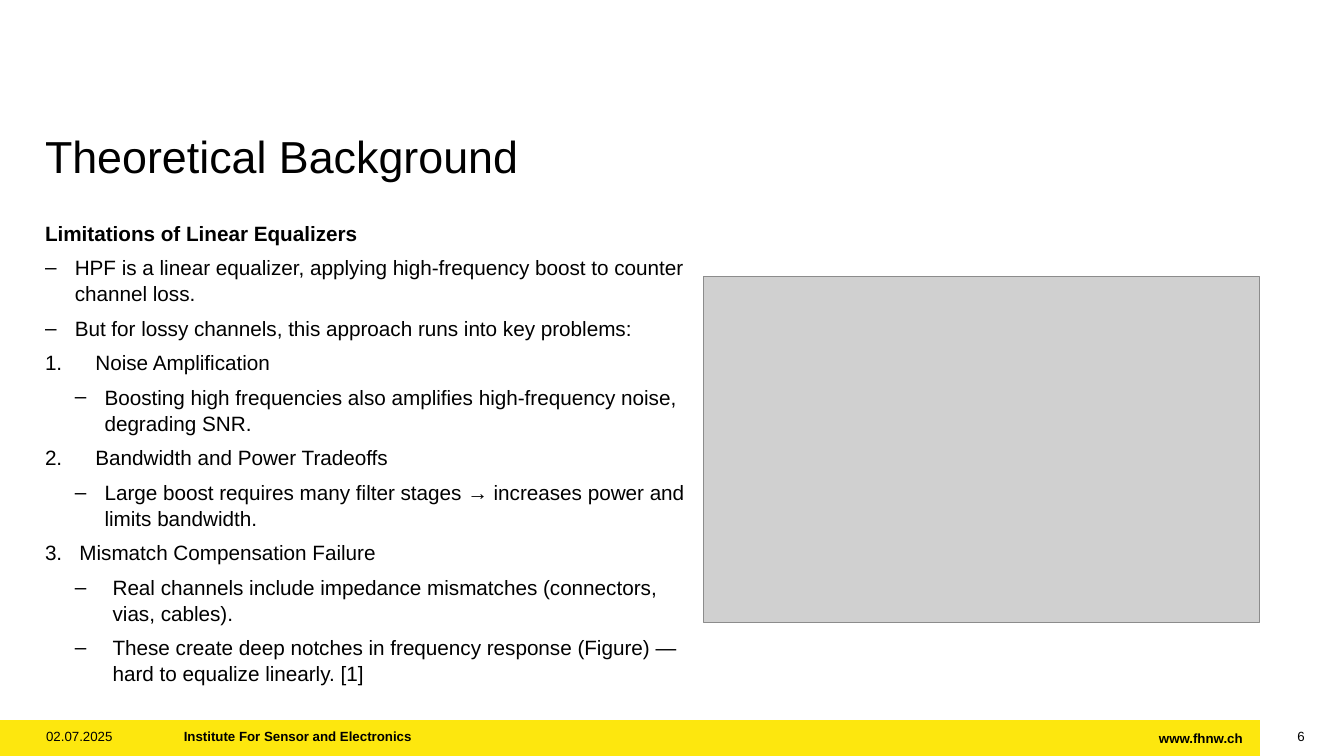
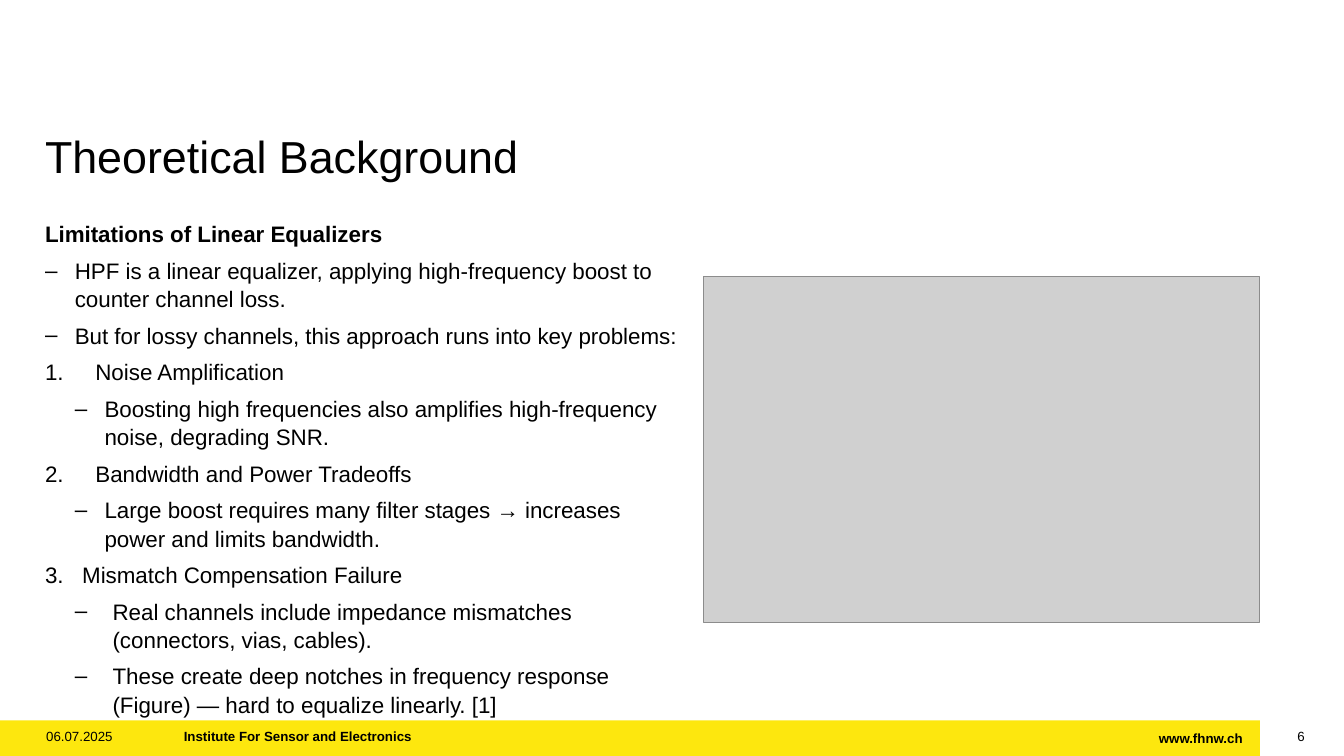
Before and after one commit to ramstal/FS25_MSP_digitalcom, a slide deck: slide 6 of Project_DEFI/MSP_RonnyAmstalden_DEFI.pptx. Drawn at 1344x756 pixels with LibreOffice and Linux fonts; fonts in the diff are those of the drawing; grey boxes stand for pictures; background and template pictures are left out. Boxes give left, top, right and bottom in pixels: in the first picture for what was removed or moved away, otherwise in the second. Text is boxed around its words. In the diff, an @@ line names an element or a change of style, - is before the commit and + after.

```diff
--- a/Project_DEFI/MSP_RonnyAmstalden_DEFI.pptx
+++ b/Project_DEFI/MSP_RonnyAmstalden_DEFI.pptx
@@ text "Limitations of Linear Equalizers" at box(45, 225, 677, 718): size 14.8 to 16 pt; list level 3 to 1 in "3. Mismatch Compensation Failure" @@
@@ text at box(46, 731, 112, 741): text changed @@
-02.07.2025
+06.07.2025
```
Also in this commit, not shown: 11 other slides changed.
